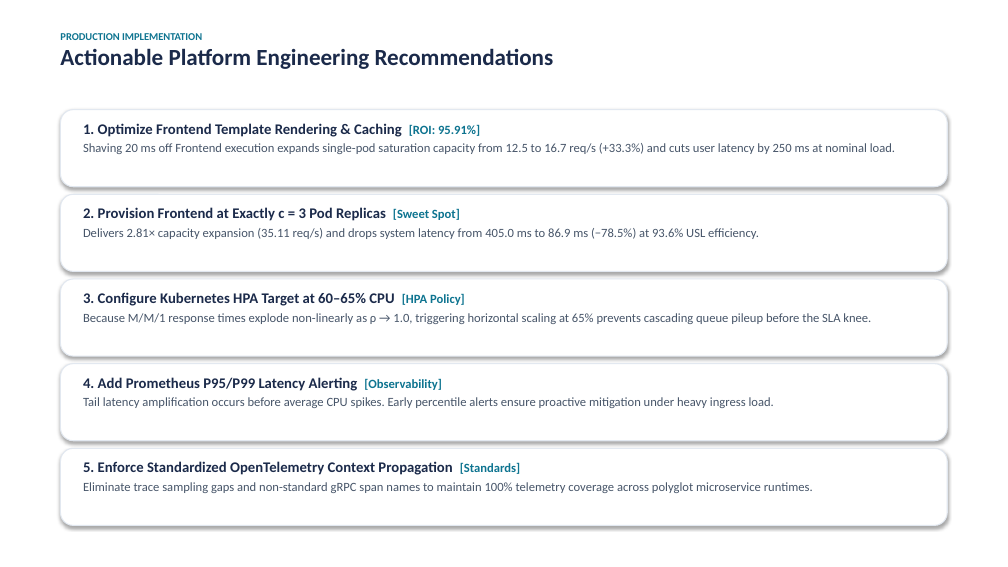
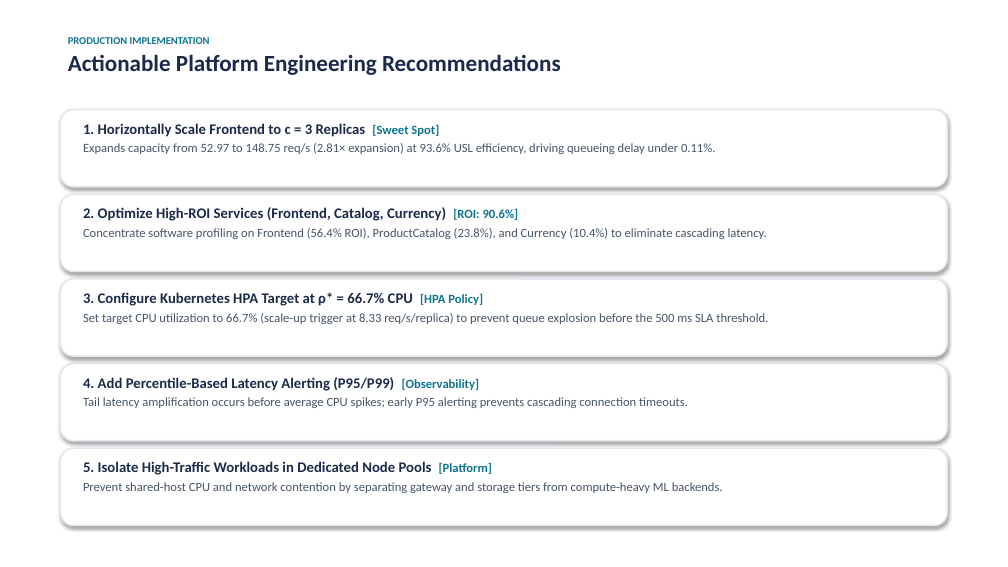
Before and after one commit to Silvio777-hub/Analytical-QN-LQN-Model-of-a-Microservice-Application, a slide deck: slide 12 of SPE_2025-26_Final_Presentation_Janneh_Silvio.pptx. Drawn at 1008x567 pixels with LibreOffice and Linux fonts; fonts in the diff are those of the drawing. Boxes give left, top, right and bottom in pixels: in the first picture for what was removed or moved away, otherwise in the second. Text is boxed around its words. In the diff, an @@ line names an element or a change of style, - is before the commit and + after.

```diff
--- a/SPE_2025-26_Final_Presentation_Janneh_Silvio.pptx
+++ b/SPE_2025-26_Final_Presentation_Janneh_Silvio.pptx
@@ text at (68, 54, 561, 75): more space between paragraphs @@
@@ text at (83, 123, 715, 154): text changed @@
-1. Optimize Frontend Template Rendering & Caching [ROI: 95.91%]
-Shaving 20 ms off Frontend execution expands single-pod saturation capacity from 12.5 to 16.7 req/s (+33.3%) and cuts user latency by 250 ms at nominal load.
+1. Horizontally Scale Frontend to c = 3 Replicas [Sweet Spot]
+Expands capacity from 52.97 to 148.75 req/s (2.81× expansion) at 93.6% USL efficiency, driving queueing delay under 0.11%.
@@ text at (83, 207, 767, 239): text changed @@
-2. Provision Frontend at Exactly c = 3 Pod Replicas [Sweet Spot]
-Delivers 2.81× capacity expansion (35.11 req/s) and drops system latency from 405.0 ms to 86.9 ms (−78.5%) at 93.6% USL efficiency.
+2. Optimize High-ROI Services (Frontend, Catalog, Currency) [ROI: 90.6%]
+Concentrate software profiling on Frontend (56.4% ROI), ProductCatalog (23.8%), and Currency (10.4%) to eliminate cascading latency.
@@ text at (83, 292, 768, 324): text changed @@
-3. Configure Kubernetes HPA Target at 60–65% CPU [HPA Policy]
-Because M/M/1 response times explode non-linearly as ρ → 1.0, triggering horizontal scaling at 65% prevents cascading queue pileup before the SLA knee.
+3. Configure Kubernetes HPA Target at ρ* = 66.7% CPU [HPA Policy]
+Set target CPU utilization to 66.7% (scale-up trigger at 8.33 req/s/replica) to prevent queue explosion before the 500 ms SLA threshold.
@@ text at (83, 377, 688, 408): text changed @@
-4. Add Prometheus P95/P99 Latency Alerting [Observability]
-Tail latency amplification occurs before average CPU spikes. Early percentile alerts ensure proactive mitigation under heavy ingress load.
+4. Add Percentile-Based Latency Alerting (P95/P99) [Observability]
+Tail latency amplification occurs before average CPU spikes; early P95 alerting prevents cascading connection timeouts.
@@ outline #E2E8F0 1 pt to #E2E8F0 1.5 pt in 5 elements at (60, 110, 948, 187), (60, 194, 948, 271), (60, 279, 948, 356), (60, 364, 948, 441), (60, 448, 948, 526) @@
@@ text at (83, 461, 723, 493): text changed @@
-5. Enforce Standardized OpenTelemetry Context Propagation [Standards]
-Eliminate trace sampling gaps and non-standard gRPC span names to maintain 100% telemetry coverage across polyglot microservice runtimes.
+5. Isolate High-Traffic Workloads in Dedicated Node Pools [Platform]
+Prevent shared-host CPU and network contention by separating gateway and storage tiers from compute-heavy ML backends.
```
Also in this commit, not shown: 12 other slides changed, 1 other file.
